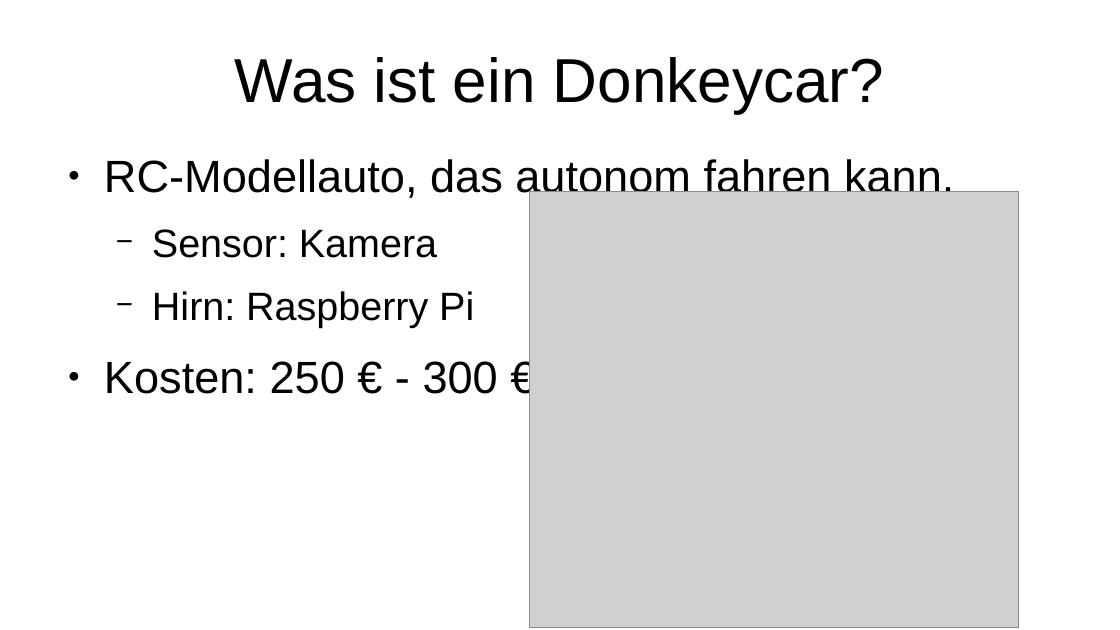
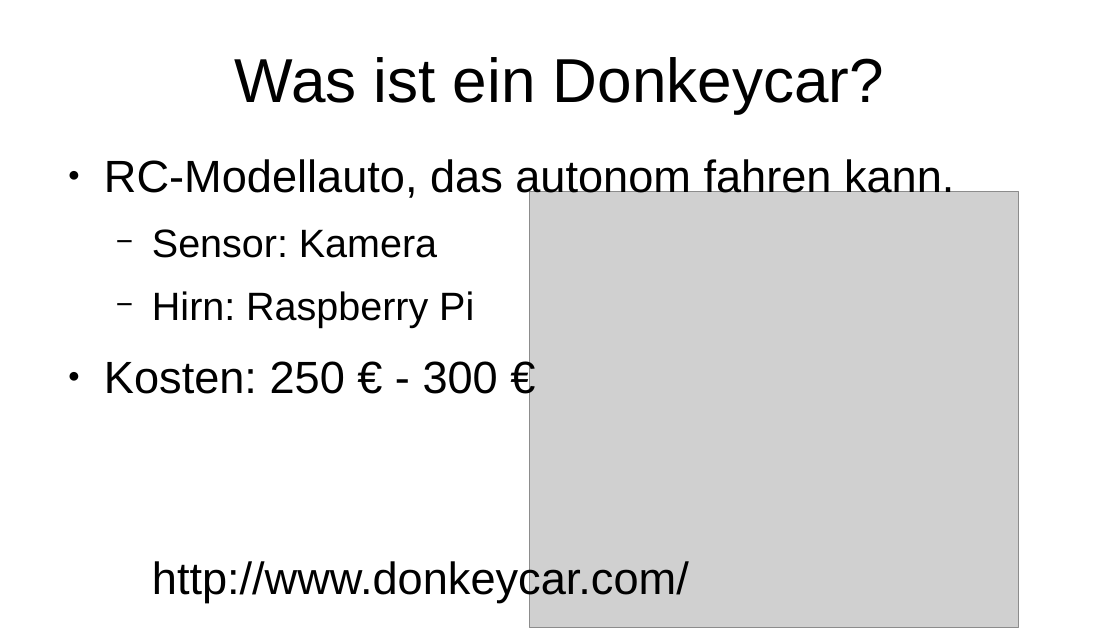
Before and after one commit to eike-welk/donkeycar-talk, a slide deck: slide 2 of talk-1/Donkeycar-Einführung.odp. Drawn at 1120x630 pixels with LibreOffice and Linux fonts; fonts in the diff are those of the drawing; grey boxes stand for pictures. Boxes give left, top, right and bottom in pixels: in the first picture for what was removed or moved away, otherwise in the second. Text is boxed around its words. In the diff, an @@ line names an element or a change of style, - is before the commit and + after.

```diff
--- a/talk-1/Donkeycar-Einführung.odp
+++ b/talk-1/Donkeycar-Einführung.odp
@@ text at [152, 559, 689, 603]: paragraph added @@
+http://www.donkeycar.com/
```
Also in this commit, not shown: 1 other slide changed, 18 slides added, 1 slide removed, 1 other file.
